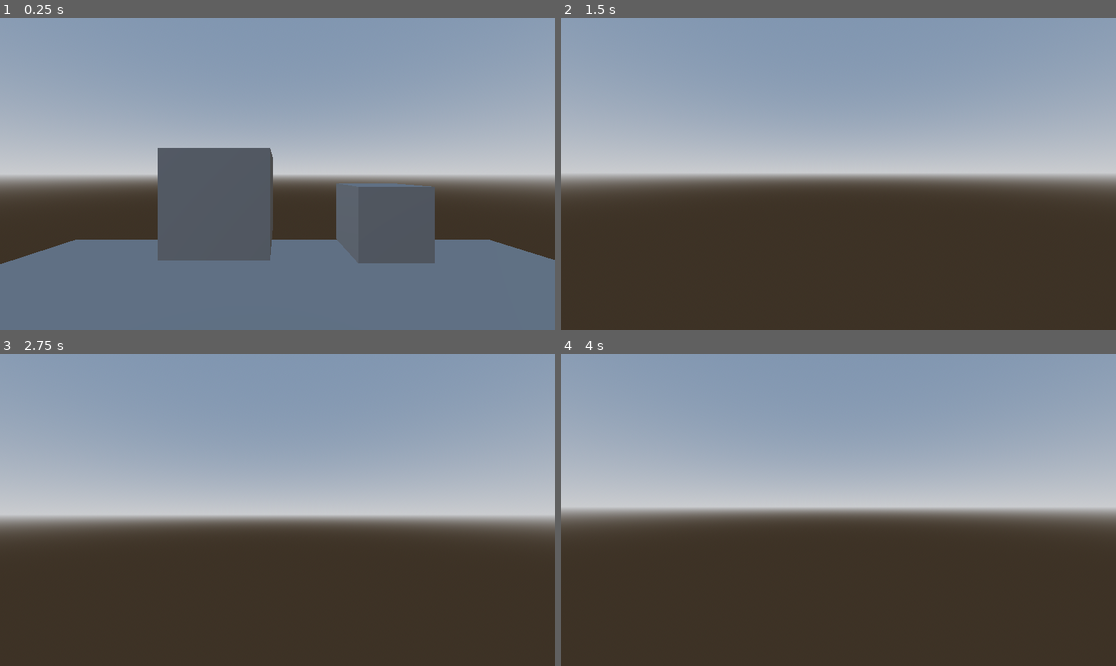
Above: before the commit, frames 1-4 (two rows, left to right).
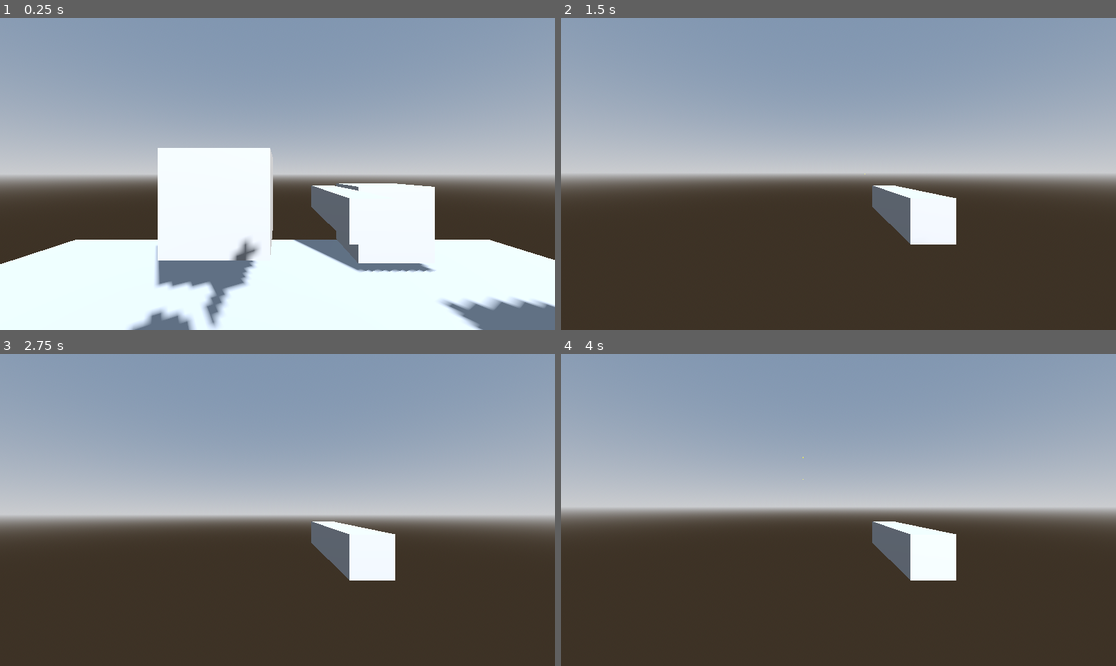
Above: after the commit, the same moments.

Repository: lel-game/TheBestGameYouEverImagined
Game: Godot game, scene res://Scenes/test_place.tscn
Same seed, same stepped clock (60 frames per second), same inputs: the game is played once before the commit and once after it. This scene is started directly instead of the project's main scene.
Inputs (mouse positions are in pixels of both pictures, inside the frame that each line leads up to):
- Up to frame 1 (0.25 s): no input
- Up to frame 2 (1.5 s): tap Enter at 0.5 s; move the mouse to (866, 174) at 0.52 s; press the mouse at (866, 174) at 0.53 s; hold W (move_forward) from 0.53 s (still down); tap Space (jump) at 0.77 s; move the mouse to (810, 174) at 1.27 s; release the mouse at (810, 174) at 1.28 s; click (810, 174) at 1.35 s
- Up to frame 3 (2.75 s): keep holding W (move_forward); tap Space (jump) at 1.52, 2 s; move the mouse to (288, 503) at 2.02 s; press the mouse at (288, 503) at 2.03 s
- Up to frame 4 (4 s): keep holding W (move_forward); tap Enter at 2.75 s; move the mouse to (832, 516) at 2.77 s; release the mouse at (832, 516) at 2.78 s; click (832, 516) at 2.85 s; tap Space (jump) at 3.02, 3.5, 3.77 s; move the mouse to (877, 513) at 3.52 s; press the mouse at (877, 513) at 3.53 s

The runs differ from the first frame. In frame 1, 34% of the frame differs, in the area x 0-100%, y 41-100%; in frame 2, 2.2%; in frame 3, 2.2%; in frame 4, 2.2%.

Commit message:
Merge
Merged both Updates together

Diff:
--- a/Game/wavedefensenightlysurviveorso/BaseWeaponManager.tscn
+++ b/Game/wavedefensenightlysurviveorso/Scenes/luger/BaseWeaponManager.tscn
@@ -1,6 +1,6 @@
 [gd_scene load_steps=2 format=3 uid="uid://btt8l5jiu0650"]
 
-[ext_resource type="Script" uid="uid://dn6lgftvj0v0c" path="res://BaseWeaponManager.gd" id="1_er3mr"]
+[ext_resource type="Script" uid="uid://dn6lgftvj0v0c" path="res://Scripts/BaseWeaponManager.gd" id="1_er3mr"]
 
 [node name="BaseWeaponManager" type="Node3D"]
 script = ExtResource("1_er3mr")
--- a/Game/wavedefensenightlysurviveorso/basic_bullet.tscn
+++ b/Game/wavedefensenightlysurviveorso/Scenes/luger/basic_bullet.tscn
@@ -1,6 +1,6 @@
 [gd_scene load_steps=4 format=3 uid="uid://dfr4homek44gs"]
 
-[ext_resource type="Script" uid="uid://ckvyfy4lewwp7" path="res://basic_bullet.gd" id="1_qv3tp"]
+[ext_resource type="Script" uid="uid://ckvyfy4lewwp7" path="res://Scripts/basic_bullet.gd" id="1_qv3tp"]
 
 [sub_resource type="StandardMaterial3D" id="StandardMaterial3D_qv3tp"]
 albedo_color = Color(1, 1, 0.254902, 1)
@@ -9,7 +9,7 @@
 emission_energy_multiplier = 2.9
 
 [sub_resource type="BoxMesh" id="BoxMesh_o20mf"]
-size = Vector3(0.1, 0.1, 0.5)
+size = Vector3(0.05, 0.05, 0.25)
 
 [node name="BasicBullet" type="Node3D"]
 script = ExtResource("1_qv3tp")
--- /dev/null
+++ b/Game/wavedefensenightlysurviveorso/Scenes/luger/pistol.tscn
@@ -0,0 +1,48 @@
+[gd_scene load_steps=7 format=3 uid="uid://dhndt3ha6t04x"]
+
+[ext_resource type="Script" uid="uid://dn6lgftvj0v0c" path="res://Scripts/BaseWeaponManager.gd" id="1_af7rn"]
+[ext_resource type="Script" uid="uid://y4ch53swjb0v" path="res://GunData/GunData.gd" id="2_15kab"]
+[ext_resource type="Script" uid="uid://d3iopseuvbtrl" path="res://Scripts/single_shot_component.gd" id="3_n6qb5"]
+[ext_resource type="Script" uid="uid://dejewan0rdipb" path="res://Scripts/reload_component.gd" id="4_srcfd"]
+
+[sub_resource type="Resource" id="Resource_646vd"]
+script = ExtResource("2_15kab")
+firerate = 0.1
+damage = 0.2
+current_ammo = 12
+magazine_size = 12
+custom_reload_size = 5
+reload_speed = 0.75
+spread = 10.0
+pellets = 1
+metadata/_custom_type_script = "uid://y4ch53swjb0v"
+
+[sub_resource type="BoxMesh" id="BoxMesh_646vd"]
+size = Vector3(0.2, 0.2, 1)
+
+[node name="Pistol" type="Node3D" node_paths=PackedStringArray("shot_component", "reload_component")]
+script = ExtResource("1_af7rn")
+gun_data = SubResource("Resource_646vd")
+shot_component = NodePath("SingleShotComponent")
+reload_component = NodePath("ReloadComponent")
+metadata/_custom_type_script = "uid://dn6lgftvj0v0c"
+
+[node name="SingleShotComponent" type="Node" parent="." node_paths=PackedStringArray("weapon_manager", "reload_manager", "muzzle_position")]
+script = ExtResource("3_n6qb5")
+firing_type = 0
+weapon_manager = NodePath("..")
+reload_manager = NodePath("../ReloadComponent")
+muzzle_position = NodePath("../Muzzle")
+
+[node name="ReloadComponent" type="Node" parent="." node_paths=PackedStringArray("weapon_manager")]
+script = ExtResource("4_srcfd")
+weapon_manager = NodePath("..")
+reload_type = 0
+
+[node name="MeshInstance3D" type="MeshInstance3D" parent="."]
+mesh = SubResource("BoxMesh_646vd")
+skeleton = NodePath("../..")
+
+[node name="Muzzle" type="Marker3D" parent="."]
+transform = Transform3D(1, 0, 0, 0, 1, 0, 0, 0, 1, 0, 0, -0.510069)
+gizmo_extents = 0.43
--- a/Game/wavedefensenightlysurviveorso/Scenes/player.tscn
+++ b/Game/wavedefensenightlysurviveorso/Scenes/player.tscn
@@ -1,6 +1,7 @@
-[gd_scene load_steps=4 format=3 uid="uid://dsohvml5hjnck"]
+[gd_scene load_steps=5 format=3 uid="uid://dsohvml5hjnck"]
 
 [ext_resource type="Script" uid="uid://bklngeyl4vada" path="res://Scripts/player.gd" id="1_v0iea"]
+[ext_resource type="PackedScene" uid="uid://dhndt3ha6t04x" path="res://Scenes/luger/pistol.tscn" id="2_cvnsp"]
 
 [sub_resource type="ConvexPolygonShape3D" id="ConvexPolygonShape3D_onrkg"]
 points = PackedVector3Array(-0.125207, -0.532801, -0.480507, 0.0227831, 0.47607, 0.498884, 0.169713, 0.559144, 0.464172 …(924 unchanged characters)…
@@ -24,5 +25,5 @@
 [node name="Camera3D" type="Camera3D" parent="Head/CameraPivot"]
 transform = Transform3D(1, 0, 0, 0, 1, 0, 0, 0, 1, 0, 0.570684, 0)
 
-[node name="Marker3D" type="Marker3D" parent="Head/CameraPivot"]
-transform = Transform3D(1, 0, 0, 0, 1, 0, 0, 0, 1, 0, 0.514527, -0.692877)
+[node name="Pistol" parent="Head/CameraPivot" instance=ExtResource("2_cvnsp")]
+transform = Transform3D(1, 0, 0, 0, 1, 0, 0, 0, 1, 0.415344, 0.363976, -1.38832)
--- a/Game/wavedefensenightlysurviveorso/Scenes/test_place.tscn
+++ b/Game/wavedefensenightlysurviveorso/Scenes/test_place.tscn
@@ -28,6 +28,10 @@
 
 [node name="WorldEnvironment" type="WorldEnvironment" parent="."]
 environment = SubResource("Environment_32wsk")
+
+[node name="DirectionalLight3D" type="DirectionalLight3D" parent="."]
+transform = Transform3D(0.860531, -0.279097, 0.426136, 3.29179e-07, 0.836547, 0.547895, -0.509399, -0.471481, 0.719874, 0, 0, 0)
+shadow_enabled = true
 
 [node name="Ground" type="StaticBody3D" parent="."]
 transform = Transform3D(2, 0, 0, 0, 2, 0, 0, 0, 2, 0, 0, 0)
--- a/Game/wavedefensenightlysurviveorso/single_shot_component.gd
+++ b/Game/wavedefensenightlysurviveorso/Scripts/single_shot_component.gd
@@ -5,7 +5,7 @@
 @export_enum("Single","Auto") var firing_type
 @export var weapon_manager:BaseWeaponManager
 @export var reload_manager:ReloadComponent
-var bullet = preload("res://basic_bullet.tscn")
+var bullet = preload("res://Scenes/luger/basic_bullet.tscn")
 @export var muzzle_position:Marker3D
 
 func shoot():
--- a/Game/wavedefensenightlysurviveorso/pistol.tscn
+++ /dev/null
@@ -1,70 +0,0 @@
-[gd_scene load_steps=10 format=3 uid="uid://dhndt3ha6t04x"]
-
-[ext_resource type="Script" uid="uid://dn6lgftvj0v0c" path="res://BaseWeaponManager.gd" id="1_08c3m"]
-[ext_resource type="Script" uid="uid://y4ch53swjb0v" path="res://GunData/GunData.gd" id="2_6e3nq"]
-[ext_resource type="Script" uid="uid://d3iopseuvbtrl" path="res://single_shot_component.gd" id="2_bttkv"]
-[ext_resource type="Script" uid="uid://dejewan0rdipb" path="res://reload_component.gd" id="4_646vd"]
-
-[sub_resource type="Resource" id="Resource_646vd"]
-script = ExtResource("2_6e3nq")
-firerate = 0.1
-damage = 0.2
-current_ammo = 12
-magazine_size = 12
-custom_reload_size = 5
-reload_speed = 0.75
-spread = 10.0
-pellets = 1
-metadata/_custom_type_script = "uid://y4ch53swjb0v"
-
-[sub_resource type="BoxMesh" id="BoxMesh_646vd"]
-size = Vector3(0.2, 0.2, 1)
-
-[sub_resource type="ProceduralSkyMaterial" id="ProceduralSkyMaterial_646vd"]
-sky_horizon_color = Color(0.662243, 0.671743, 0.686743, 1)
-ground_horizon_color = Color(0.662243, 0.671743, 0.686743, 1)
-
-[sub_resource type="Sky" id="Sky_78vgs"]
-sky_material = SubResource("ProceduralSkyMaterial_646vd")
-
-[sub_resource type="Environment" id="Environment_onp47"]
-background_mode = 2
-sky = SubResource("Sky_78vgs")
-tonemap_mode = 2
-
-[node name="Pistol" type="Node3D" node_paths=PackedStringArray("shot_component", "reload_component")]
-script = ExtResource("1_08c3m")
-gun_data = SubResource("Resource_646vd")
-shot_component = NodePath("SingleShotComponent")
-reload_component = NodePath("ReloadComponent")
-metadata/_custom_type_script = "uid://dn6lgftvj0v0c"
-
-[node name="SingleShotComponent" type="Node" parent="." node_paths=PackedStringArray("weapon_manager", "reload_manager", "muzzle_position")]
-script = ExtResource("2_bttkv")
-firing_type = 0
-weapon_manager = NodePath("..")
-reload_manager = NodePath("../ReloadComponent")
-muzzle_position = NodePath("../Muzzle")
-
-[node name="ReloadComponent" type="Node" parent="." node_paths=PackedStringArray("weapon_manager")]
-script = ExtResource("4_646vd")
-weapon_manager = NodePath("..")
-reload_type = 0
-
-[node name="MeshInstance3D" type="MeshInstance3D" parent="."]
-mesh = SubResource("BoxMesh_646vd")
-skeleton = NodePath("../..")
-
-[node name="Camera3D" type="Camera3D" parent="."]
-transform = Transform3D(1, 0, 0, 0, 1, 0, 0, 0, 1, -0.249908, 0.465154, 1.16548)
-
-[node name="Muzzle" type="Marker3D" parent="."]
-transform = Transform3D(1, 0, 0, 0, 1, 0, 0, 0, 1, 0, 0, -0.510069)
-gizmo_extents = 0.43
-
-[node name="WorldEnvironment" type="WorldEnvironment" parent="."]
-environment = SubResource("Environment_onp47")
-
-[node name="DirectionalLight3D" type="DirectionalLight3D" parent="."]
-transform = Transform3D(-0.866024, -0.433016, 0.250001, 0, 0.499998, 0.866026, -0.500003, 0.749999, -0.43301, 0, 0, 0)
-shadow_enabled = true
--- a/Game/wavedefensenightlysurviveorso/project.godot
+++ b/Game/wavedefensenightlysurviveorso/project.godot
@@ -57,9 +57,6 @@
 "events": [Object(InputEventKey,"resource_local_to_scene":false,"resource_name":"","device":-1,"window_id":0,"alt_press …(195 unchanged characters)…
 ]
 }
-
-[input]
-
 Shoot={
 "deadzone": 0.2,
 "events": [Object(InputEventMouseButton,"resource_local_to_scene":false,"resource_name":"","device":-1,"window_id":0,"a …(253 unchanged characters)…
Renamed: Game/wavedefensenightlysurviveorso/BaseWeaponManager.gd -> Game/wavedefensenightlysurviveorso/Scripts/BaseWeaponManager.gd
Renamed: Game/wavedefensenightlysurviveorso/BaseWeaponManager.gd.uid -> Game/wavedefensenightlysurviveorso/Scripts/BaseWeaponManager.gd.uid
Renamed: Game/wavedefensenightlysurviveorso/basic_bullet.gd -> Game/wavedefensenightlysurviveorso/Scripts/basic_bullet.gd
Renamed: Game/wavedefensenightlysurviveorso/basic_bullet.gd.uid -> Game/wavedefensenightlysurviveorso/Scripts/basic_bullet.gd.uid
Renamed: Game/wavedefensenightlysurviveorso/reload_component.gd -> Game/wavedefensenightlysurviveorso/Scripts/reload_component.gd
Renamed: Game/wavedefensenightlysurviveorso/reload_component.gd.uid -> Game/wavedefensenightlysurviveorso/Scripts/reload_component.gd.uid
Renamed: Game/wavedefensenightlysurviveorso/single_shot_component.gd.uid -> Game/wavedefensenightlysurviveorso/Scripts/single_shot_component.gd.uid
